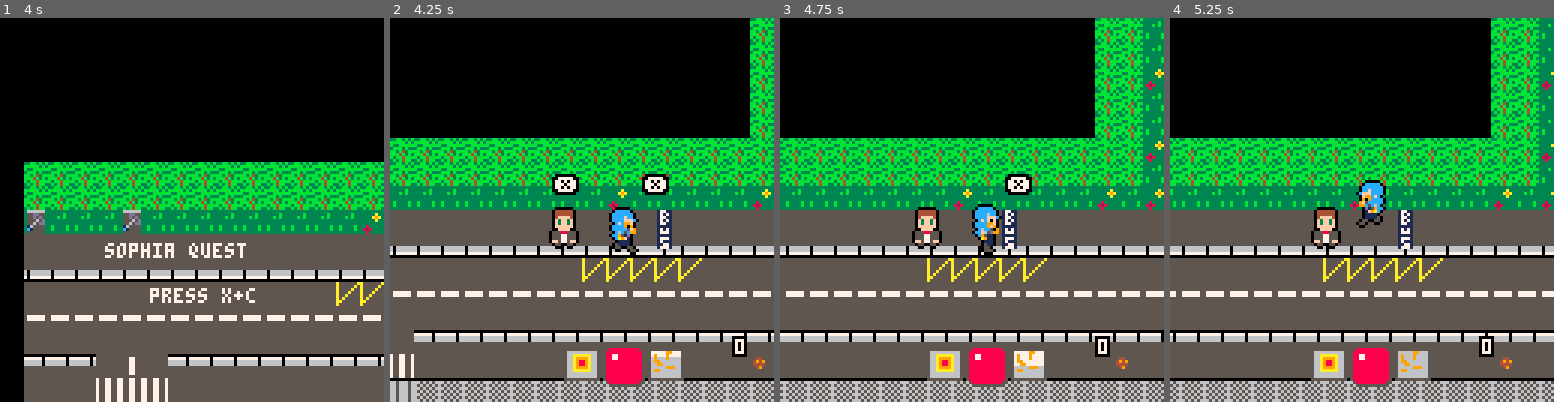
Above: before the commit, frames 1-4 (left to right).
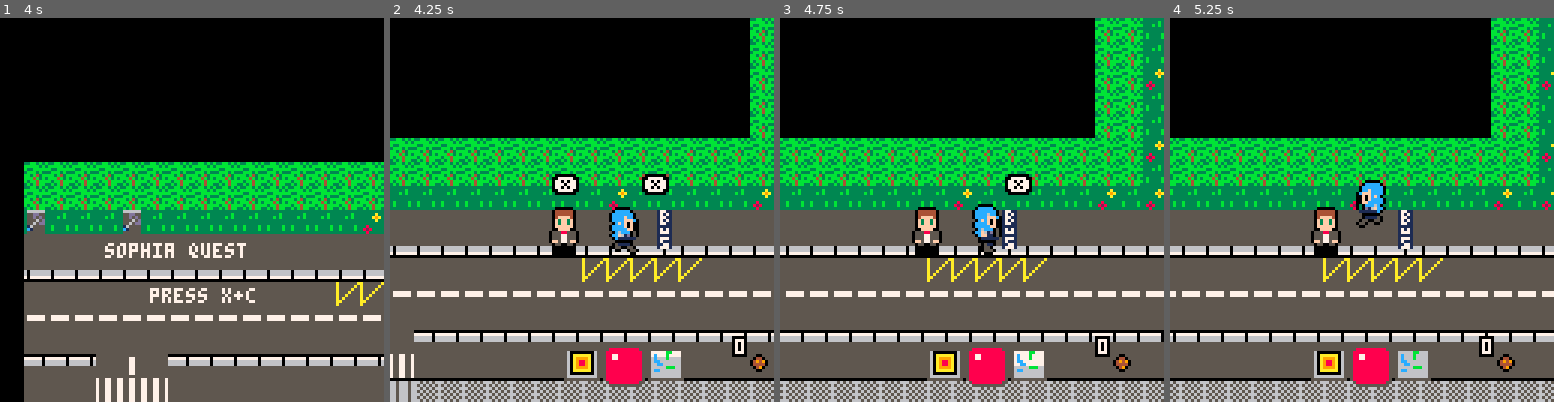
Above: after the commit, the same moments.

Repository: JasonHaenlin/pico-8-sophiaquest
Game: PICO-8 cartridge sophiaquest.p8
The game is run twice, just before and just after one commit, with the same random seed, the same clock (stepped at 60 frames per second) and the same inputs.
Inputs:
- Up to frame 1 (4 s): tap X (X key) at 0.33, 1.07, 1.85, 2.97 s; tap O (Z key) at 0.7, 1.7, 2.1, 2.5, 2.9, 3.3, 3.7 s; hold Right 1.6-2.1 s; hold Up 2.15-2.42 s; hold Right 2.47-3.03 s; hold Left 3.08-3.58 s; hold Down 3.63-3.97 s
- Up to frame 2 (4.25 s): hold Right from 4.02 s (still down); tap X (X key) at 4.08 s; tap O (Z key) at 4.1 s
- Up to frame 3 (4.75 s): tap O (Z key) at 4.5 s; release Right at 4.68 s; hold Up from 4.73 s (still down)
- Up to frame 4 (5.25 s): tap O (Z key) at 4.9 s; release Up at 5.03 s; hold Left from 5.08 s (still down); tap X (X key) at 5.2 s

Frame 1 is identical in both runs. In frame 2, 0.6% of the frame differs, in the area x 42-99%, y 53-93%; in frame 3, 0.6%, in the area x 35-92%, y 52-93%; in frame 4, 0.6%.

Commit message:
changed weapon design

Diff:
--- a/sophiaquest.p8
+++ b/sophiaquest.p8
@@ -410,13 +410,13 @@
    npc_recruiter2_biot:create_dialogs({
     newdialog("tiens tiens, qu'est-ce qu'on a la ? ❎",trigger(200, trig_time)),
     newdialog("vous etes sans emploi ? ❎",trigger(200, trig_time)),
-    newdialog("vous savez quoi ? laissez-moi regarder votre CV ! ❎",trigger(200, trig_time)),
+    newdialog("vous savez quoi ? laissez-moi regarder votre cv ! ❎",trigger(200, trig_time)),
    })
 
    local npc_student_capgemo_biot = {}
    npc_student_capgemo_biot = make_npc(304,43,131)
    npc_student_capgemo_biot:create_dialogs({
-    newdialog("tu vas passer un entretien a Capgemo ? ❎",trigger(200, trig_time)),
+    newdialog("tu vas passer un entretien a capgemo ? ❎",trigger(200, trig_time)),
     newdialog("tu n'as pas l'air si douee que ça. ❎",trigger(200, trig_time)),
     newdialog("laisse-moi t'evaluer rapidement. ❎",trigger(200, trig_time)),
    })
@@ -424,7 +424,7 @@
    local npc_drh_capgemo_biot = {}
    npc_drh_capgemo_biot = make_npc(346,425,140)
    npc_drh_capgemo_biot:create_dialogs({
-    newdialog("Présentez vous ! ❎",trigger(200, trig_time)),
+    newdialog("présentez vous ! ❎",trigger(200, trig_time)),
    })
 
    local npc_daminaca_sophiatech_biot = {}
@@ -454,7 +454,7 @@
     newdialog("l'ordre que je vous conseil pour les stages est le suivant : d'abord capgemo qui se trouve a biot, puis leonardo energie a antibes et enfin thelas à valbonne. ❎",trigger(200, trig_time)),
     newdialog("vous devrez aller parler aux recruteurs de chacune de ces entreprises et passer leurs epreuves afin d'etre recrutee. ❎",trigger(200, trig_time)),
     newdialog("dans le campus, des etudiants et professeurs viendront vous aborder pour vous aider a prendre de l�█▥experience et tester vos connaissances. ❎",trigger(200, trig_time)),
-    newdialog("Et noublies pas de récupérer ton équipement sur le terminal à côté. ❎",trigger(200, trig_time)),
+    newdialog("et noublies pas de récupérer ton équipement sur le terminal à côté. ❎",trigger(200, trig_time)),
     newdialog("en cas de doute, durant votre parcours n'hesitez pas a revenir me voir et je vous repeterai tout cela. ❎",trigger(200, trig_time)),
    })
 
@@ -486,7 +486,7 @@
     newdialog("zzzzz… zzzzz… zz… hein ? quoi ? quelqu'un ! ❎",trigger(200, trig_time)),
     newdialog("ici ? mais ca fait des mois que personne ne s'est presente ici pour un stage ! ❎",trigger(200, trig_time)),
     newdialog("personne n'en a encore ete digne ! mais… ❎",trigger(200, trig_time)),
-    newdialog("attendez, oui c'est bien vous ! J'ai entendu parler de vous. ❎",trigger(200, trig_time)),
+    newdialog("attendez, oui c'est bien vous ! j'ai entendu parler de vous. ❎",trigger(200, trig_time)),
     newdialog("mais thelas n'accepte que l'lite vous le savez ! ❎",trigger(200, trig_time)),
     newdialog("parlez-moi de ce dont vous etes capable. presentez-vous ! ❎",trigger(200, trig_time)),
    })
@@ -505,11 +505,11 @@
    npc_daminaca_bestcorp:create_dialogs({
     newdialog("vous l'avez fait ! vous avez reussi a valider vos trois experiences professionnelles ! ❎",trigger(200, trig_time)),
     newdialog("je suis tres fier de vous. ❎",trigger(200, trig_time)),
-    newdialog("votre parcours est exceptionnel. Voici votre diplome et FELICITATION ! ❎",trigger(200, trig_time)),
+    newdialog("votre parcours est exceptionnel. voici votre diplome et felicitation ! ❎",trigger(200, trig_time)),
     newdialog("maintenant il ne vous reste plus qu'a trouver le metier de vos reves et… quoi ? ❎",trigger(200, trig_time)),
     newdialog("vous voulez etre directrice de sophiatech ? ❎",trigger(200, trig_time)),
     newdialog("hmm… vous etes donc venus a sophia dans le seul but de me remplacer dans ma fonction… ❎",trigger(200, trig_time)),
-    newdialog("je vois. Votre plan est temeraire. Eh bien pour cela, ❎",trigger(200, trig_time)),
+    newdialog("je vois. votre plan est temeraire. eh bien pour cela, ❎",trigger(200, trig_time)),
     newdialog("vous allez devoir surpasser mes connaissances ! montrez-moi ce que vous savez faire ! ❎",trigger(200, trig_time)),
    })
 
@@ -1325,6 +1325,7 @@
  spr(entitie.f, x-1, y,   1, 2, entitie.flip, false)
  spr(entitie.f, x+1, y,   1, 2, entitie.flip, false)
  pal()
+ palt(black,false)
  palt(pink,true)
  spr(entitie.f, x,   y,   1, 2, entitie.flip, false)
 end
Not shown, changed: 22 lines of the sprite sheet (__gfx__) section of sophiaquest.p8
